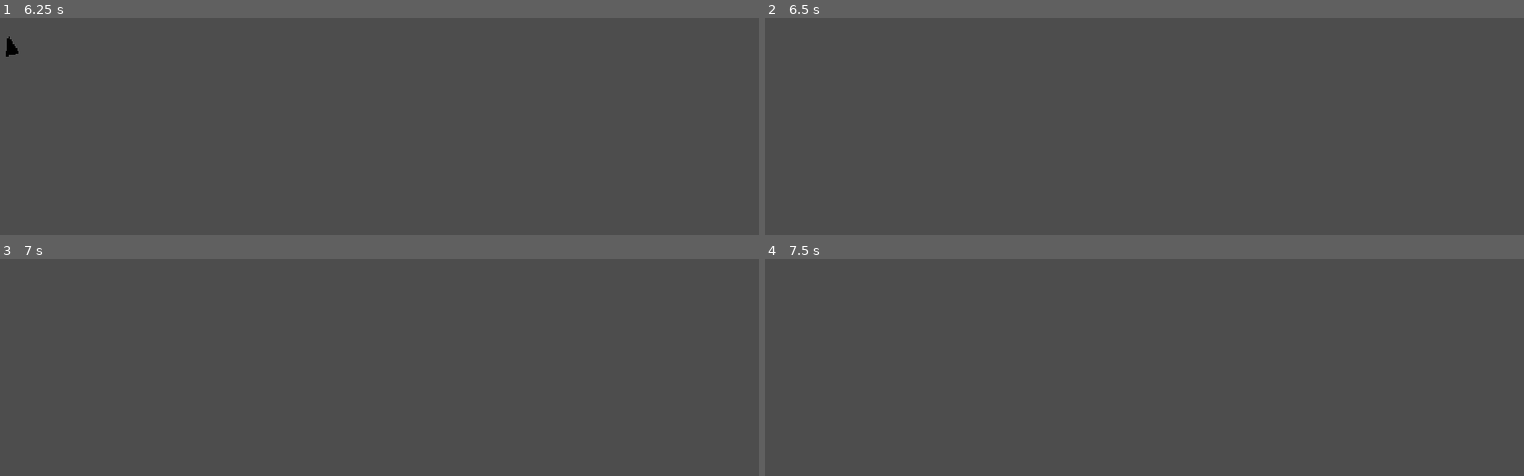
Above: before the commit, frames 1-4 (two rows, left to right).
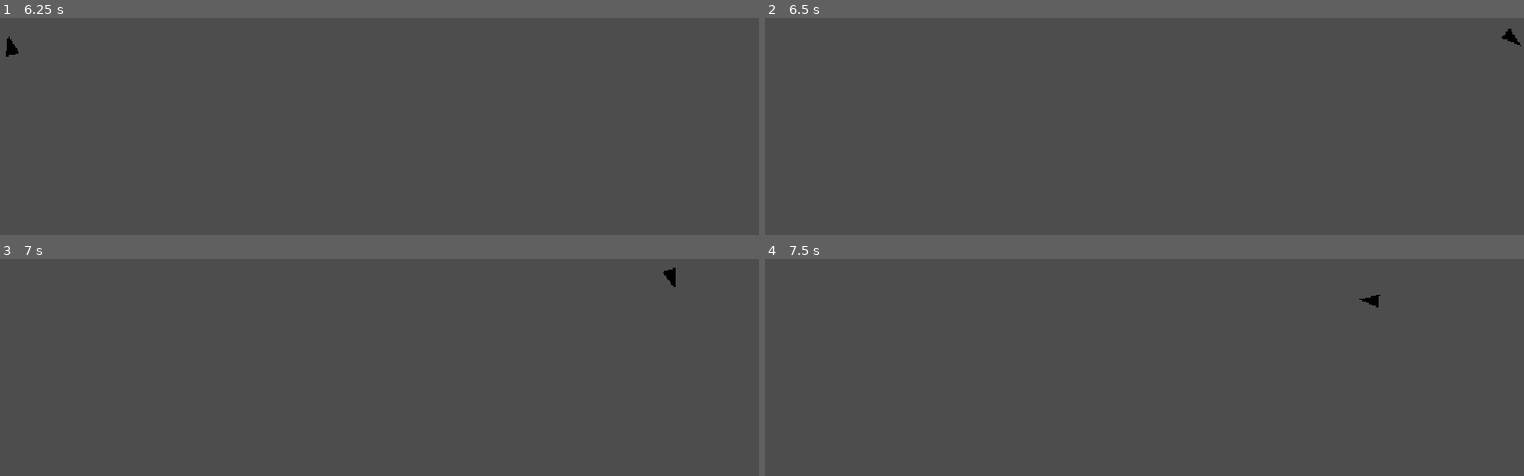
Above: after the commit, the same moments.

Repository: ProudFridge/Asteroids
Game: Godot game, scene res://scenes/game/game.tscn
Two runs of this game, one before a commit and one after it. Both use one fixed random seed, a clock stepped at 60 frames per second and the inputs below. Before the commit the project starts from res://scenes/player/player.tscn.
Inputs (mouse positions are in pixels of both pictures, inside the frame that each line leads up to):
- Up to frame 1 (6.25 s): tap Enter at 0.5, 4.25 s; move the mouse to (538, 195) at 0.52 s; hold D (turn_right) 0.53-1.28 s; tap Alt every 1.5 s from 0.6 to 5.1 s; click (538, 195) at 0.67 s; move the mouse to (outside the picture) at 1.27 s; hold S (backwards) 1.28-2.03 s; tap Shift every 1.5 s from 1.35 to 5.85 s; move the mouse to (447, 122) at 2.02 s; hold D (turn_right) 2.03-2.78 s; move the mouse to (outside the picture) at 2.77 s; hold W (forwards) 2.78-3.53 s; click (outside the picture) at 2.92 s; tap Space at 3.5 s; move the mouse to (outside the picture) at 3.52 s; hold A (turn_left) 3.53-5.03 s; move the mouse to (136, 152) at 4.27 s; move the mouse to (409, 217) at 5.02 s; hold S (backwards) 5.03-5.78 s; click (409, 217) at 5.17 s; move the mouse to (258, 109) at 5.77 s; hold D (turn_right) from 5.78 s (still down)
- Up to frame 2 (6.5 s): keep holding D (turn_right)
- Up to frame 3 (7 s): move the mouse to (538, 436) at 6.52 s; release D (turn_right) at 6.53 s; hold W (forwards) from 6.53 s (still down); tap Alt at 6.6 s
- Up to frame 4 (7.5 s): move the mouse to (outside the picture) at 7.27 s; release W (forwards) at 7.28 s; hold D (turn_right) from 7.28 s (still down); tap Shift at 7.35 s; click (outside the picture) at 7.42 s

Frame 1 is identical in both runs. In frame 2, less than 0.1% of the frame differs, in the area x 97-100%, y 4-13%; in frame 3, less than 0.1%, in the area x 87-90%, y 4-13%; in frame 4, less than 0.1%.

Commit message:
Limit the player to the area inside the window

Diff:
--- a/player.gd
+++ b/player.gd
@@ -2,17 +2,18 @@
 
 
 const accel: float = 150.0
-var maxSpeed: float = 500
+var maxSpeed: float = INF
 const rotSpeed: float = 10
 
 @export var playerSize: Vector2 = Vector2(15, 30)
 
 var polygon: PackedVector2Array
+var viewportSize: Vector2
 
 func _ready() -> void:
 	# Temp
 	position = get_viewport_rect().size / 2
-
+	viewportSize = get_viewport_rect().size
 	polygon = create_centered_triangle(playerSize.x, playerSize.y)
 
 func _physics_process(delta: float) -> void:
@@ -23,12 +24,24 @@
 	if direction:
 		velocity += transform.x * direction * accel * delta
 		velocity.limit_length(maxSpeed)
-	#else:
-		#velocity += velocity.move_toward(Vector2.ZERO, SPEED)
+
 
 	rotation += rotDir * rotSpeed * delta
 
 	move_and_slide()
+
+	# Makes sure the player doens't get outside the window
+	if position.x > viewportSize.x:
+		position.x = 0
+
+	if position.x < 0:
+		position.x = viewportSize.x
+
+	if position.y > viewportSize.y:
+		position.y = 0
+
+	if position.y < 0:
+		position.y = viewportSize.y
 
 func _draw() -> void:
 	draw_colored_polygon(polygon, Color.BLACK)
--- a/project.godot
+++ b/project.godot
@@ -11,7 +11,7 @@
 [application]
 
 config/name="Asteroids"
-run/main_scene="uid://s0kngucv0cnl"
+run/main_scene="uid://dobdvgut8dbsl"
 config/features=PackedStringArray("4.7", "Forward Plus")
 config/icon="res://icon.svg"
 
--- /dev/null
+++ b/scenes/asteroid/asteroid.gd
@@ -0,0 +1,12 @@
+extends CharacterBody2D
+class_name Asteroid
+
+const SPEED = 300.0
+const JUMP_VELOCITY = -400.0
+
+
+
+
+func _physics_process(delta: float) -> void:
+
+	move_and_slide()
--- /dev/null
+++ b/scenes/asteroid/asteroid.tscn
@@ -0,0 +1,9 @@
+[gd_scene format=3 uid="uid://bfp0qfjxvgdby"]
+
+[ext_resource type="Script" uid="uid://b6kpaxi6vlg2m" path="res://scenes/asteroid/asteroid.gd" id="1_phgi8"]
+
+[node name="Asteroid" type="CharacterBody2D" unique_id=842080069]
+script = ExtResource("1_phgi8")
+
+[node name="CollisionPolygon" type="CollisionPolygon2D" parent="." unique_id=1453659312]
+polygon = PackedVector2Array(0, 0, 10, 0, 2, 3)
--- /dev/null
+++ b/scenes/game/game.tscn
@@ -0,0 +1,7 @@
+[gd_scene format=3 uid="uid://dobdvgut8dbsl"]
+
+[ext_resource type="PackedScene" uid="uid://s0kngucv0cnl" path="res://scenes/player/player.tscn" id="1_sul5r"]
+
+[node name="Game" type="Node" unique_id=324886737]
+
+[node name="Player" parent="." unique_id=2088811554 instance=ExtResource("1_sul5r")]
Not shown, added: scenes/asteroid/asteroid.gd.uid
